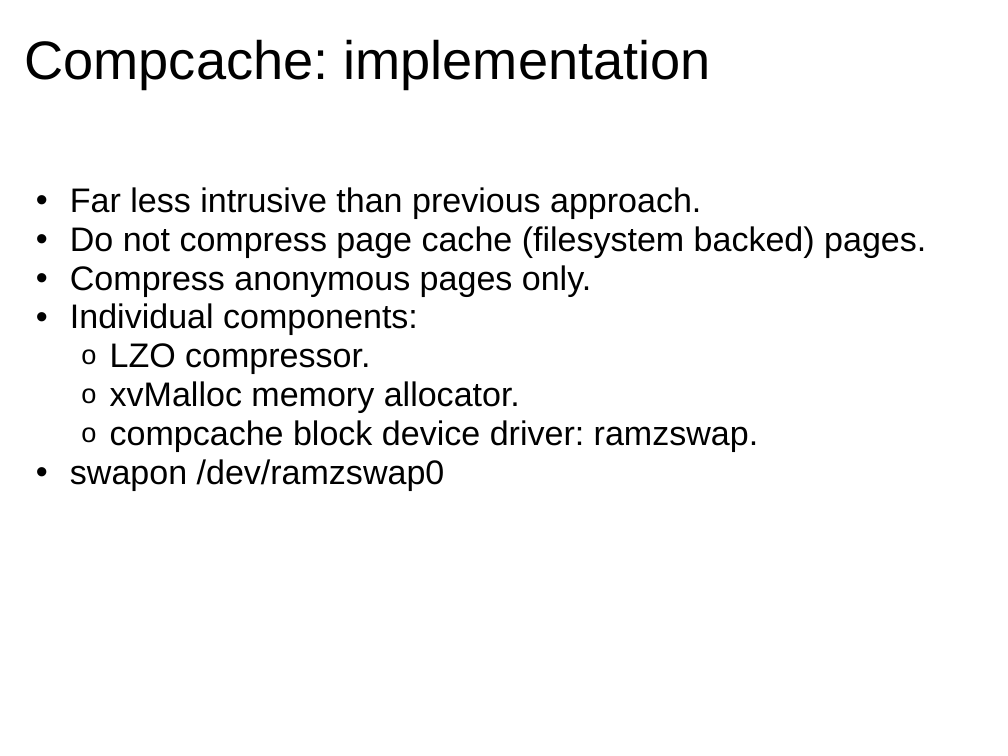
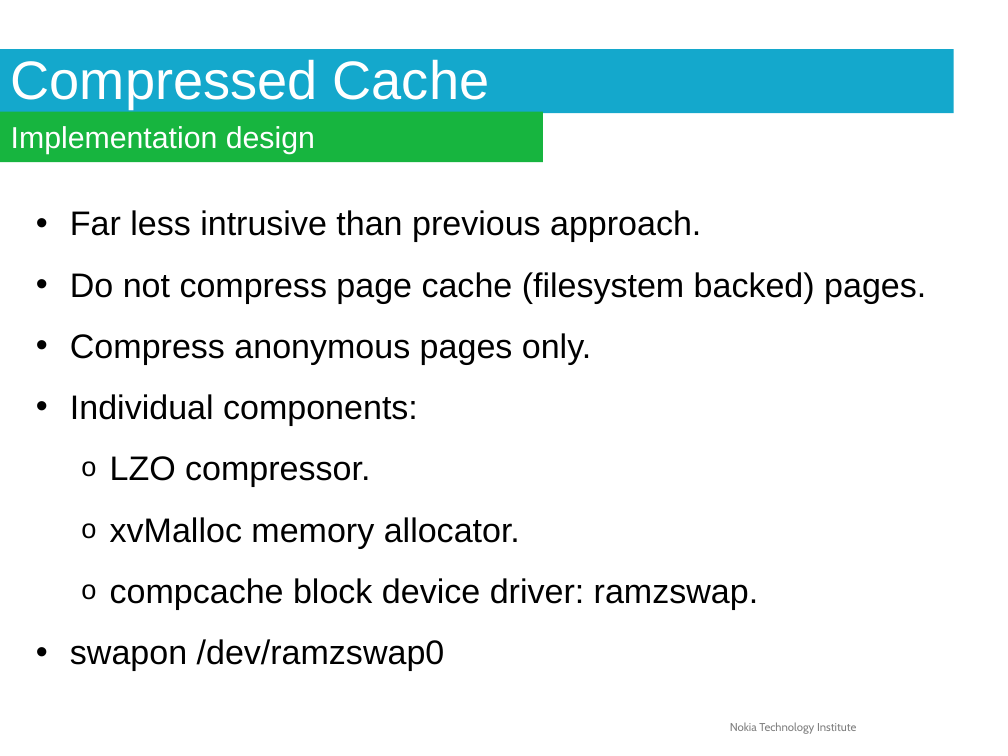
Before and after one commit to briglia/LinuxCon2011, a slide deck: slide 8 of linuxcon2011.odp (slide 7 before the commit). Drawn at 1008x756 pixels with LibreOffice and Linux fonts; fonts in the diff are those of the drawing; background and template pictures are left out. Boxes give left, top, right and bottom in pixels: in the first picture for what was removed or moved away, otherwise in the second. Text is boxed around its words. In the diff, an @@ line names an element or a change of style, - is before the commit and + after.

```diff
--- a/linuxcon2011.odp
+++ b/linuxcon2011.odp
@@ title added at (x1=0, y1=49, x2=954, y2=113), fill #14A8CC, 43 pt, text #FFFFFF @@
+Compressed Cache
@@ title removed at (x1=25, y1=39, x2=711, y2=89) @@
-Compcache: implementation
@@ rectangle added at (x1=0, y1=112, x2=543, y2=162), fill #17B53F, 24 pt, text #FFFFFF @@
+Implementation design
@@ text "Far less intrusive than previous ..." at (x1=70, y1=210, x2=926, y2=671): line spacing 0.95 to 1.5 @@
@@ text added at (x1=730, y1=722, x2=856, y2=734), 9 pt, text #7F7F7F @@
+Nokia Technology Institute
```
Also in this commit, not shown: 30 other slides changed, 1 slide added.
